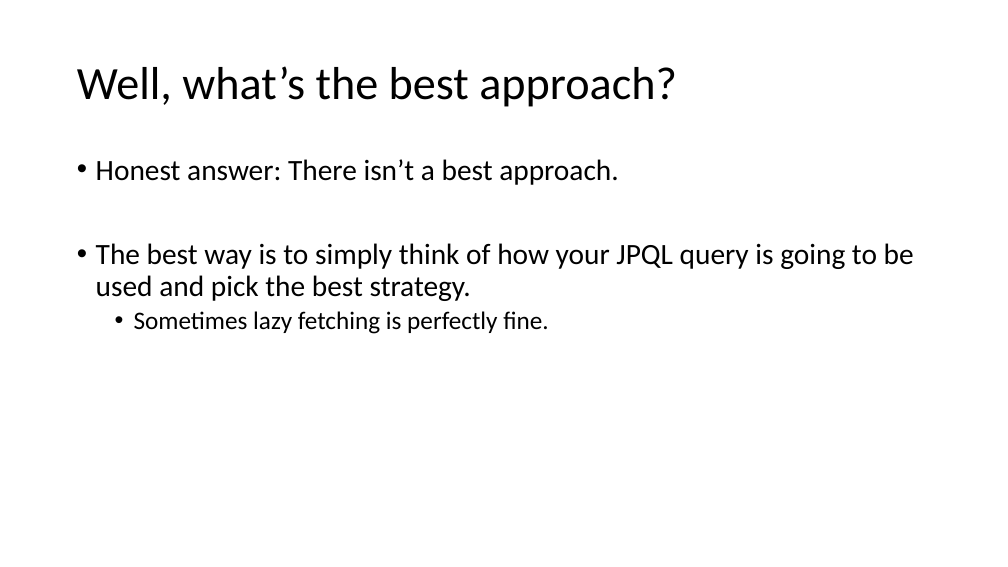
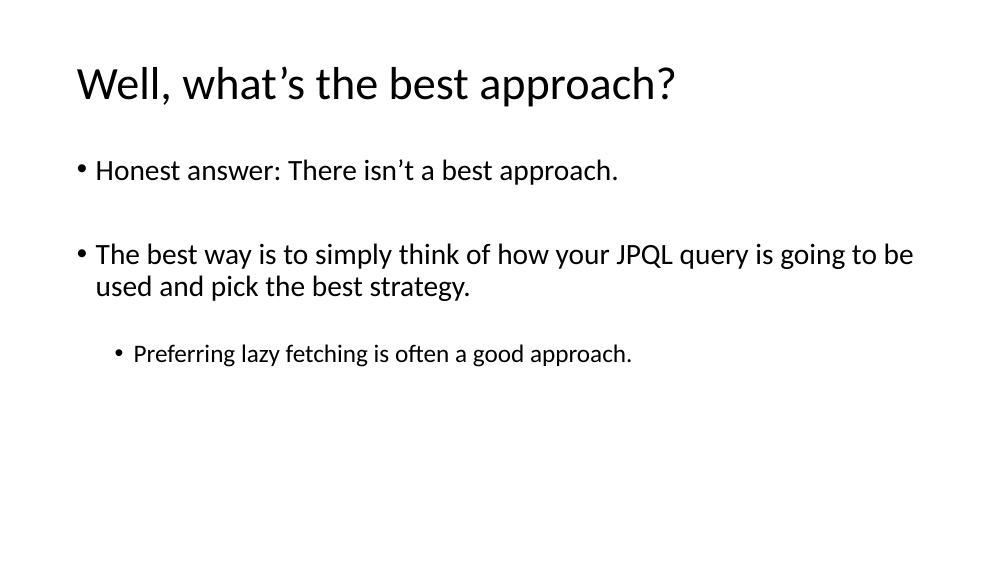
Before and after one commit to sfaria/jpa-demo, a slide deck: slide 17 of JPA-JPQL Query Performance.pptx. Drawn at 1008x567 pixels with LibreOffice and Linux fonts; fonts in the diff are those of the drawing. Boxes give left, top, right and bottom in pixels: in the first picture for what was removed or moved away, otherwise in the second. Text is boxed around its words. In the diff, an @@ line names an element or a change of style, - is before the commit and + after.

Commit message:
More slides

```diff
--- a/JPA-JPQL Query Performance.pptx
+++ b/JPA-JPQL Query Performance.pptx
@@ text at box(134, 344, 632, 367): text changed @@
-  • Sometimes lazy fetching is perfectly fine.
+  • Preferring lazy fetching is often a good approach.
```
Also in this commit, not shown: 3 slides added.
